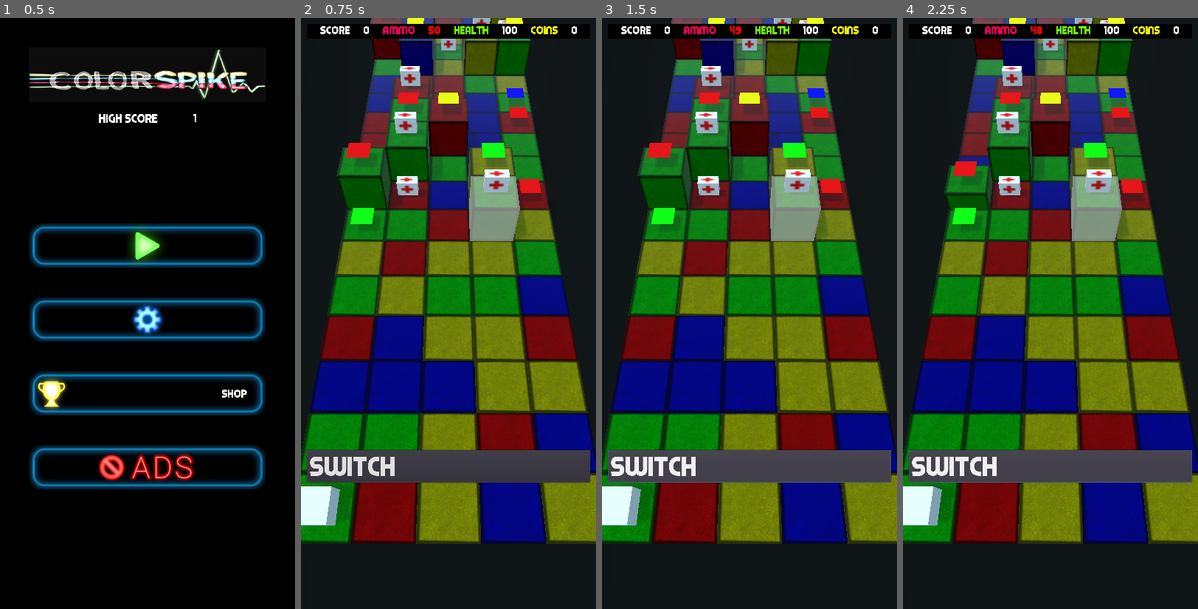
Above: before the commit, frames 1-4 (left to right).
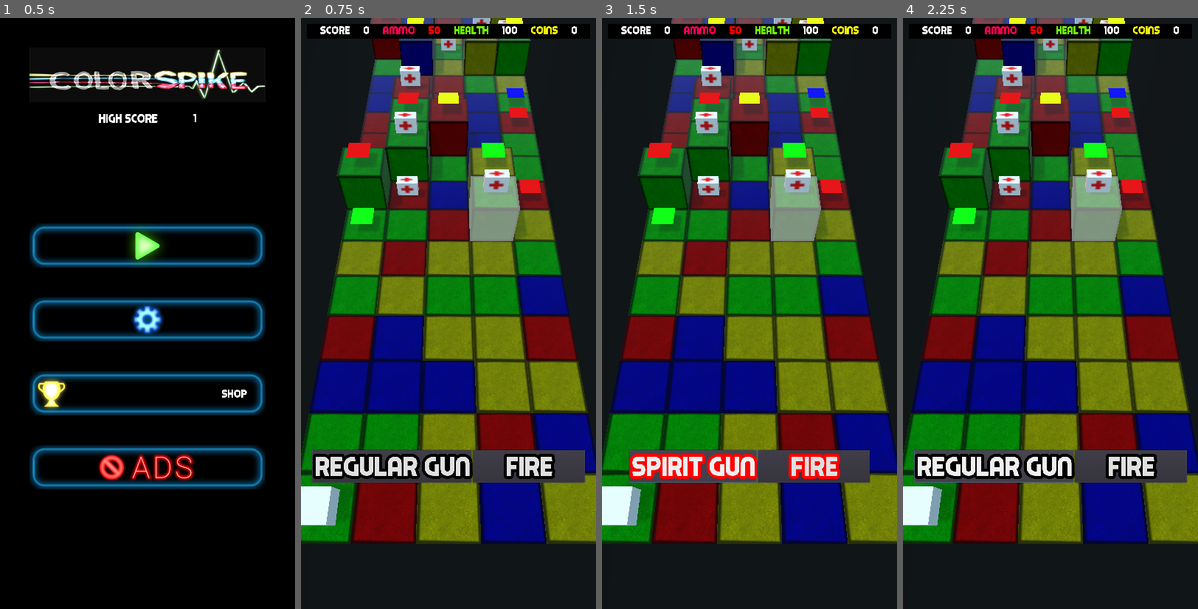
Above: after the commit, the same moments.

Repository: stevets/CSpike
Game: Godot game, scene res://Scenes/MainScreen.tscn
Same seed, same stepped clock (60 frames per second), same inputs: the game is played once before the commit and once after it.
Inputs (mouse positions are in pixels of both pictures, inside the frame that each line leads up to):
- Up to frame 1 (0.5 s): no input
- Up to frame 2 (0.75 s): click (448, 248) at 0.5 s
- Up to frame 3 (1.5 s): click "SWITCH" (after the commit: "Regular Gun") at 1.25 s
- Up to frame 4 (2.25 s): click "SWITCH" (after the commit: "Spirit Gun") at 2 s

Frame 1 is identical in both runs. In frame 2, 2.8% of the frame differs, in the area x 1-99%, y 73-79%; in frame 3, 3.1%; in frame 4, 4.2%, in the area x 1-99%, y 1-79%.

Commit message:
spirit change from cubes

Diff:
--- a/Scenes/main.tscn
+++ b/Scenes/main.tscn
@@ -75,6 +75,8 @@
 
 [sub_resource type="DynamicFont" id=16]
 size = 100
+outline_size = 10
+outline_color = Color( 0, 0, 0, 1 )
 font_data = SubResource( 15 )
 
 [node name="Main" type="Node"]
@@ -250,13 +252,30 @@
 custom_fonts/font = SubResource( 14 )
 text = "0"
 
-[node name="Button" type="Button" parent="HUD/ScoreBox/VBoxContainer"]
+[node name="FireButtons" type="HBoxContainer" parent="HUD/ScoreBox/VBoxContainer"]
 margin_top = 1442.0
 margin_right = 960.0
 margin_bottom = 1552.0
+alignment = 1
+
+[node name="Button" type="Button" parent="HUD/ScoreBox/VBoxContainer/FireButtons"]
+margin_left = 88.0
+margin_right = 488.0
+margin_bottom = 110.0
+rect_min_size = Vector2( 400, 110 )
 custom_fonts/font = SubResource( 16 )
-text = "SWITCH"
-align = 0
+text = "SWAP"
+__meta__ = {
+"_edit_use_anchors_": false
+}
+
+[node name="Button2" type="Button" parent="HUD/ScoreBox/VBoxContainer/FireButtons"]
+margin_left = 492.0
+margin_right = 872.0
+margin_bottom = 110.0
+rect_min_size = Vector2( 380, 110 )
+custom_fonts/font = SubResource( 16 )
+text = "Fire"
 __meta__ = {
 "_edit_use_anchors_": false
 }
@@ -281,4 +300,5 @@
 [connection signal="destroy" from="Player" to="pyramid" method="_on_Player_destroy"]
 [connection signal="destroy" from="Player" to="newcube" method="_on_Player_destroy"]
 [connection signal="timeout" from="GameTick" to="Player" method="_on_GameTick_timeout"]
-[connection signal="pressed" from="HUD/ScoreBox/VBoxContainer/Button" to="Player" method="_on_Button_pressed"]
+[connection signal="pressed" from="HUD/ScoreBox/VBoxContainer/FireButtons/Button" to="Player" method="_on_Button_pressed"]
+[connection signal="pressed" from="HUD/ScoreBox/VBoxContainer/FireButtons/Button2" to="Player" method="_on_Button2_pressed"]
--- a/Scripts/HUD.gd
+++ b/Scripts/HUD.gd
@@ -1,6 +1,7 @@
 extends CanvasLayer
 
 onready var globals = $"/root/Globalnode"
+
 
 func _ready():
 	pass # Replace with function body.
@@ -22,3 +23,11 @@
 
 func update_coins():
 	$ScoreBox/VBoxContainer/HBoxContainer/coins.text = str(globals.game_data["coins"])
+
+func update_spirit_gun():
+	if globals.ammogun == false:
+		$ScoreBox/VBoxContainer/FireButtons/Button.get("custom_fonts/font").outline_color = Color(1,0,0,1)
+		$ScoreBox/VBoxContainer/FireButtons/Button.text = "Spirit Gun"
+	elif globals.ammogun == true:
+		$ScoreBox/VBoxContainer/FireButtons/Button.get("custom_fonts/font").outline_color = Color(0,0,0,1)
+		$ScoreBox/VBoxContainer/FireButtons/Button.text = "Regular Gun"
--- a/Scripts/Main.gd
+++ b/Scripts/Main.gd
@@ -137,6 +137,10 @@
 	$HUD.update_score()
 	$HUD.update_ammo()
 	$HUD.update_health()
+	if globals.ammogun == false:
+		$HUD.update_spirit_gun()
+	else:
+		$HUD.update_spirit_gun()
 var eventtype = [InputEventMouseButton, InputEventScreenTouch]
 
 
@@ -172,14 +176,15 @@
 			emit_signal('swipedup')
 		else:
 			print('swipe again')
-	elif game_started :
-		#$EffectGunPlayer.volume_db = -80
-		emit_signal('click')
-		print("click")
+#	elif game_started :
+#		#$EffectGunPlayer.volume_db = -80
+#		emit_signal('click')
+#		print("click")
 	else:
-		globals.gunshot.volume_db = globals.game_data["effectsvolume"]
-		emit_signal('click')
-		print("beganclick")
+#		globals.gunshot.volume_db = globals.game_data["effectsvolume"]
+#		emit_signal('click')
+#		print("beganclick")
+		pass
 
 
 
--- a/Scripts/Player.gd
+++ b/Scripts/Player.gd
@@ -1,6 +1,8 @@
 extends KinematicBody
 
 signal destroy(objID)
+signal click()
+signal resetgun()
 
 var fired_weapon = false
 
@@ -68,12 +70,14 @@
 			var color2 = result.collider.get_parent().get_surface_material(0).albedo_color
 			var colorblock =  colorcube.collider.get_parent().get_surface_material(0).albedo_color
 			var colorglow = result.collider.get_parent().get_parent()
-			var tokenboxes = result.collider.get_parent().get_parent().get_parent().name
+			var tokenboxes = result.collider.get_parent().name
 			print("tokenboxes: ", tokenboxes)
 			if colorglow.get_child(0).name == "basecube":
 				spiritdetected = result.collider.get_parent().get_parent().spirit
+				print("SPIRIT was detected: ", spiritdetected)
 			if colorglow.get_child(0).name == "Medicbox" or colorglow.get_child(0).name == "Ammobox":
 				spiritdetected = result.collider.get_parent().get_parent().get_parent().get_parent().get_parent().spirit
+				#print("spirit was detected: ", spiritdetected)
 			if !spiritdetected or tokenboxes == "token":
 				print("color2 ",color2)
 				print("colorblock ", colorblock)
@@ -93,23 +97,37 @@
 	#			elif abs(ply.get_global_transform().origin.z-result.position.z) > 2:
 	#				emit_signal("playermove")
 				elif result.collider.get_parent().get_parent().name == "AmmoBox":
-					globals.ammo += 25
-					var objID = result.collider
-					objID.get_parent().queue_free()
-					emit_signal("destroy", objID)
+					if globals.ammogun == true:
+						globals.ammo += 25
+						var objID = result.collider
+						objID.get_parent().queue_free()
+						emit_signal("destroy", objID)
 				elif result.collider.get_parent().get_parent().name == "MedicBox":
-					globals.game_data["health"] += 25
-					var objID = result.collider
-					objID.get_parent().queue_free()
-					emit_signal("destroy", objID)
+					if globals.ammogun == true:
+						globals.game_data["health"] += 25
+						var objID = result.collider
+						objID.get_parent().queue_free()
+						emit_signal("destroy", objID)
+				elif globals.ammogun == false:
+					print("hello", result.collider.get_parent().name)
+					colorglow.spirit = true
+					globals.ammogun = true
+					emit_signal("resetgun")
+					colorglow.get_child(0).get_surface_material(0).emission_enabled = true
+					colorglow.get_child(0).get_surface_material(0).emission = Color(.5, .5, .5, .5)
+					globals.spiritlocation.spirit = false
+					globals.spiritlocation.get_child(0).get_surface_material(0).emission_enabled = false
+					globals.spiritlocation.get_child(0).get_surface_material(0).emission = Color(0, 0, 0, 1)
+					globals.spiritlocation = colorglow
 
 		fired_weapon = false
 
 func _on_Main_click():
-	fired_weapon = true
-	globals.gunshot.play()
-
-	didstart.game_started = false
+#	fired_weapon = true
+#	globals.gunshot.play()
+#
+#	didstart.game_started = false
+	pass
 
 
 
@@ -156,5 +174,14 @@
 func _on_Button_pressed():
 	if globals.ammogun == false:
 		globals.ammogun = true
-	else:
+	elif globals.ammogun == true:
 		globals.ammogun = false
+
+
+func _on_Button2_pressed():
+	if didstart.game_started:
+		fired_weapon = true
+		globals.gunshot.play()
+		#didstart.game_started = false
+		#emit_signal('click')
+		#print("click")
